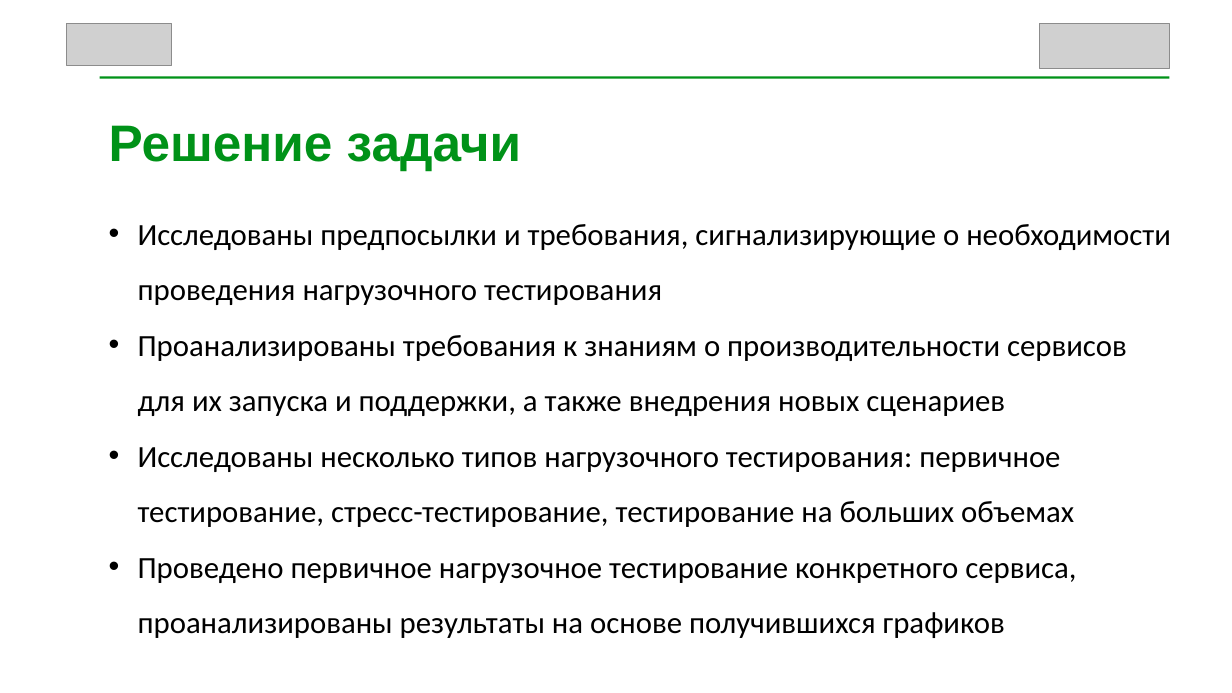
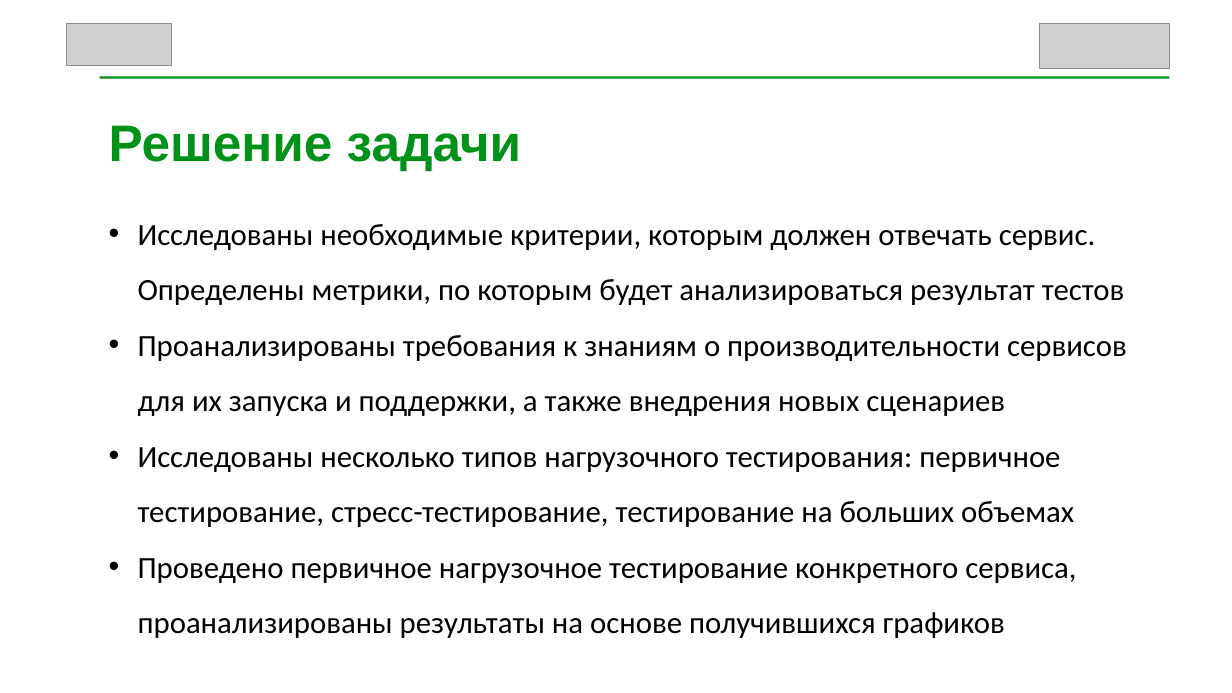
Before and after one commit to SilversShade/diplom-epta, a slide deck: slide 4 of Slides.pptx. Drawn at 1232x693 pixels with LibreOffice and Linux fonts; fonts in the diff are those of the drawing; grey boxes stand for pictures. Boxes give left, top, right and bottom in pixels: in the first picture for what was removed or moved away, otherwise in the second. Text is boxed around its words. In the diff, an @@ line names an element or a change of style, - is before the commit and + after.

Commit message:
fix

```diff
--- a/Slides.pptx
+++ b/Slides.pptx
@@ text at <box>138,224,1125,305</box>: text changed @@
-• Исследованы предпосылки и требования, сигнализирующие о необходимости проведения нагрузочного тестирования
+• Исследованы необходимые критерии, которым должен отвечать сервис. Определены метрики, по которым будет анализироваться результат тестов
```
